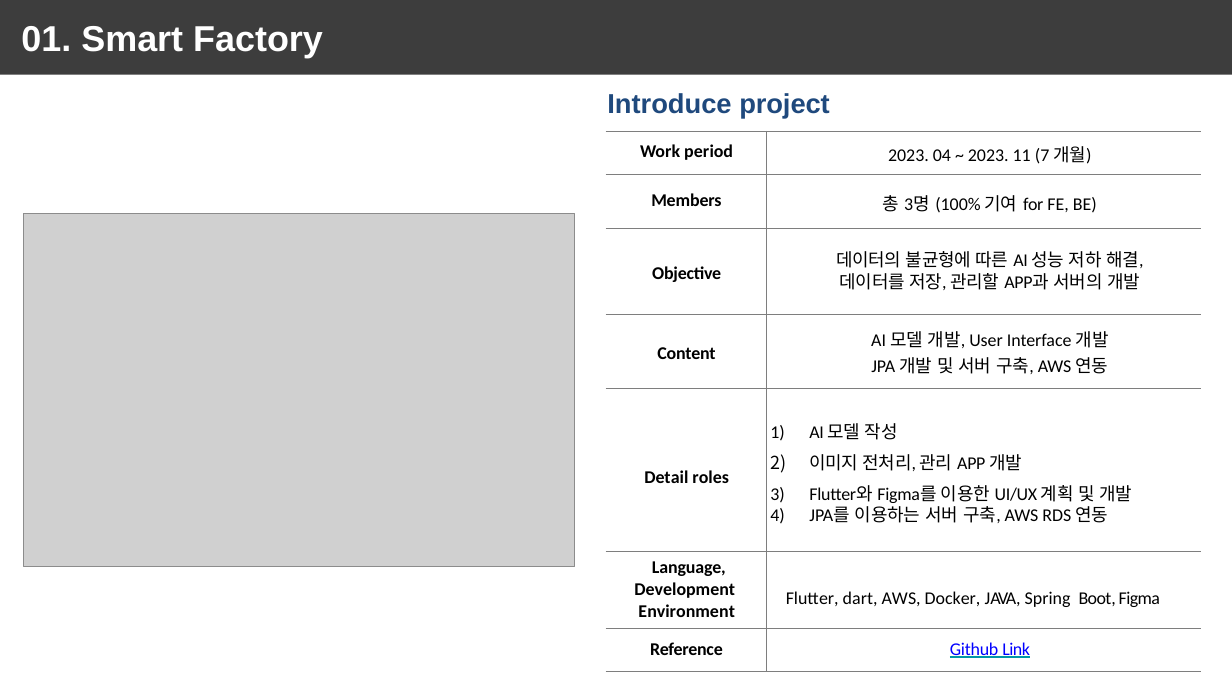
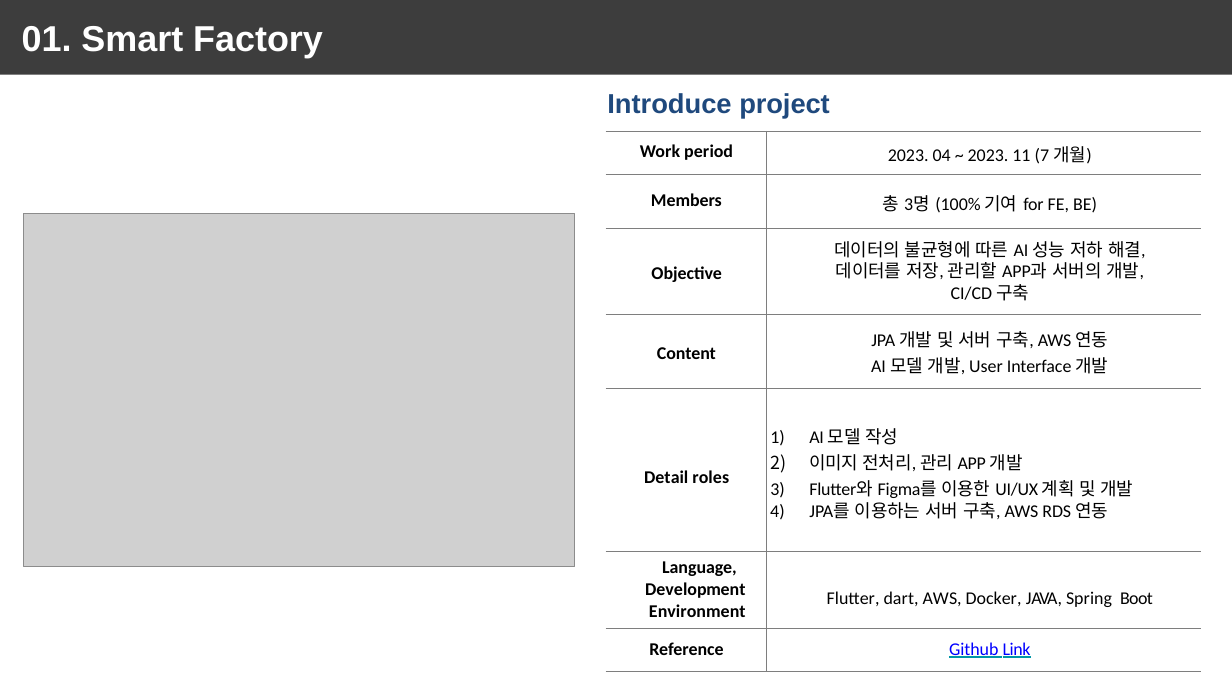
Before and after one commit to June222/June222.github.io, a slide deck: slide 5 of .resume_portfolio/porfolio_kangjunwoo-010-5495-4551-클라우드용.pptx. Drawn at 1232x694 pixels with LibreOffice and Linux fonts; fonts in the diff are those of the drawing; grey boxes stand for pictures. Boxes give left, top, right and bottom in pixels: in the first picture for what was removed or moved away, otherwise in the second. Text is boxed around its words. In the diff, an @@ line names an element or a change of style, - is before the commit and + after.

```diff
--- a/.resume_portfolio/porfolio_kangjunwoo-010-5495-4551-클라우드용.pptx
+++ b/.resume_portfolio/porfolio_kangjunwoo-010-5495-4551-클라우드용.pptx
@@ table at (x1=606, y1=132, x2=1202, y2=671) @@
-row 3, column 2: 데이터의 불균형에 따른 AI 성능 저하 해결, / 데이터를 저장, 관리할 APP과 서버의 개발
+row 3, column 2: 데이터의 불균형에 따른 AI 성능 저하 해결, / 데이터를 저장, 관리할 APP과 서버의 개발, / CI/CD 구축
-row 4, column 2: AI 모델 개발, User Interface 개발 / JPA 개발 및 서버 구축, AWS 연동
+row 4, column 2: JPA 개발 및 서버 구축, AWS 연동 / AI 모델 개발, User Interface 개발
-row 6, column 2: Flutter, dart, AWS, Docker, JAVA, Spring Boot, Figma
+row 6, column 2: Flutter, dart, AWS, Docker, JAVA, Spring Boot
@@ letter spacing -0.1 to 0 pt in "period", "개월)", "Members", "총 3명" and 6 more places @@
@@ letter spacing -0.2 to -0.1 pt in "BE)", "Development Environment" @@
@@ letter spacing -0.3 to -0.2 pt in "Development", "Link" @@
@@ letter spacing -0.4 to -0.3 pt in "Development" @@
@@ list level 1 to 2 in "Work period" @@
@@ list level 1 to 2 in "2023. 04 ~ 2023. 11 ..." @@
@@ list level 1 to 2 in "Members" @@
@@ list level 1 to 2 in "총 3명 (100% 기여 for ..." @@
@@ list level 1 to 2 in "Objective" @@
@@ list level 1 to 2 in "Content" @@
@@ list level 1 to 2 in "Detail roles" @@
@@ list level 1 to 2 in "AI 모델 작성" @@
@@ list level 1 to 2 in "이미지 전처리, 관리 APP 개발" @@
@@ list level 1 to 2 in "Flutter와 Figma를 이용한 UI/UX 계획 ..." @@
@@ list level 1 to 2 in "JPA를 이용하는 서버 구축, AWS ..." @@
@@ list level 1 to 2 in "Language, Development Environment" @@
@@ list level 1 to 2 in "Reference" @@
@@ list level 1 to 2 in "Github Link" @@
```
Also in this commit, not shown: 1 other slide changed, 1 slide added.
